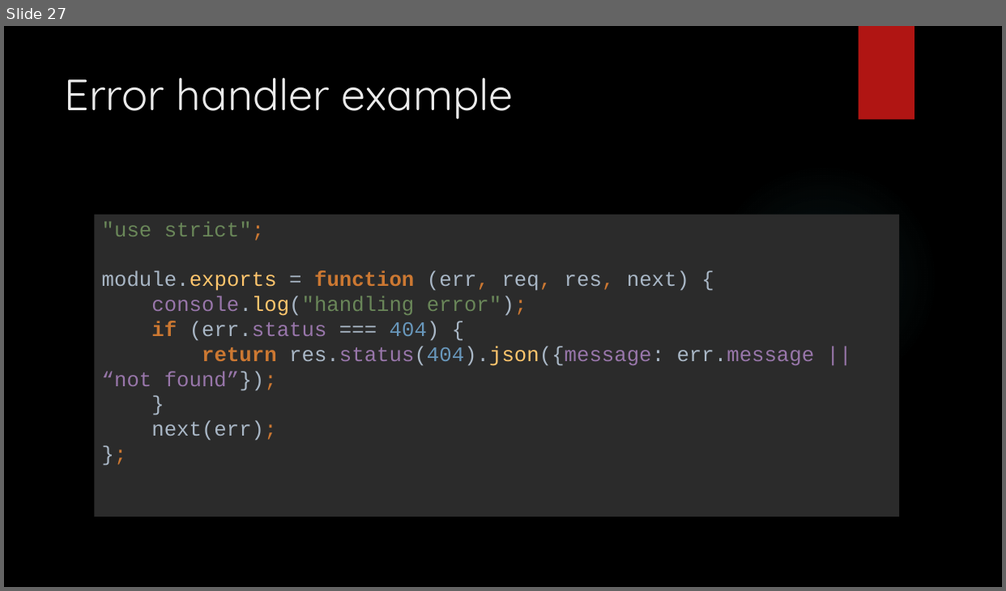
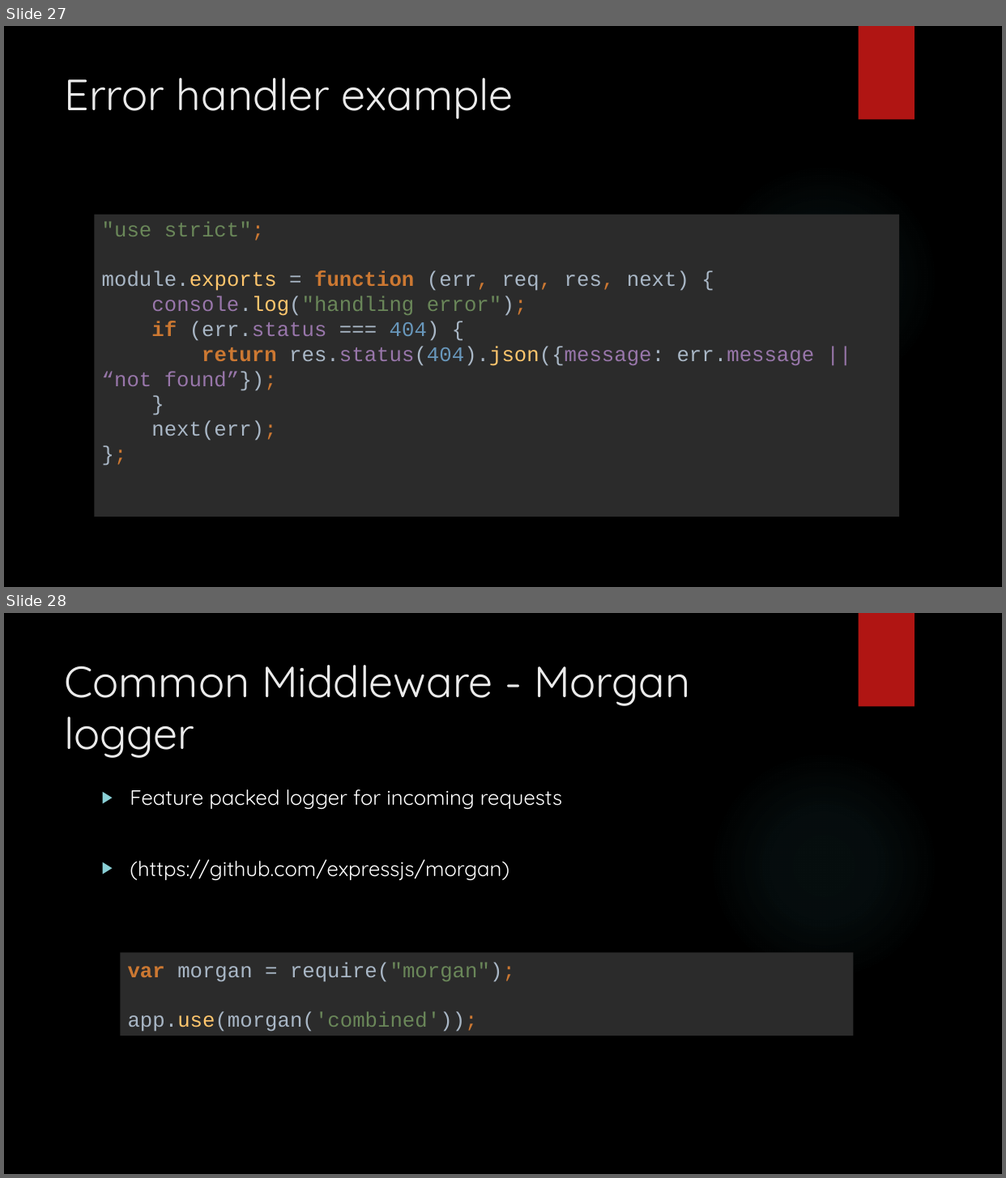
Before and after one commit to entelect/MEANForum, a slide deck: Part4 - Express/EXPRESS JS.pptx. Shown one above the other, each under a label of ours: slide 27 before the commit, slides 27 and 28 after it. The pictures are 1006x591 and 1006x1178 pixels, drawn with LibreOffice and Linux fonts; fonts in the diff are those of the drawing; background and template pictures are left out. Boxes give left, top, right and bottom in pixels: in the first picture for what was removed or moved away, otherwise in the second. Text is boxed around its words. In the diff, an @@ line names an element or a change of style, - is before the commit and + after.

```diff
--- a/Part4 - Express/EXPRESS JS.pptx
+++ b/Part4 - Express/EXPRESS JS.pptx
@@ slide 28 added at (4,613,1002,1174), background picture (left out); not listed: 2 template elements that a slide beside it also shows @@
@@ title added at (65,665,690,758), 42 pt, text #EBEBEB @@
+Common Middleware - Morgan logger
@@ text added at (130,790,562,880), 20 pt, text #FFFFFF @@
+▶ Feature packed logger for incoming requests
+▶ (https://github.com/expressjs/morgan)
@@ rectangle added at (120,953,854,1036), fill #2B2B2B, 20 pt, text #A9B7C6 @@
+var morgan = require("morgan");
+app.use(morgan('combined'));
```
Also in this commit, not shown: 11 other slides added, 13 other files.
